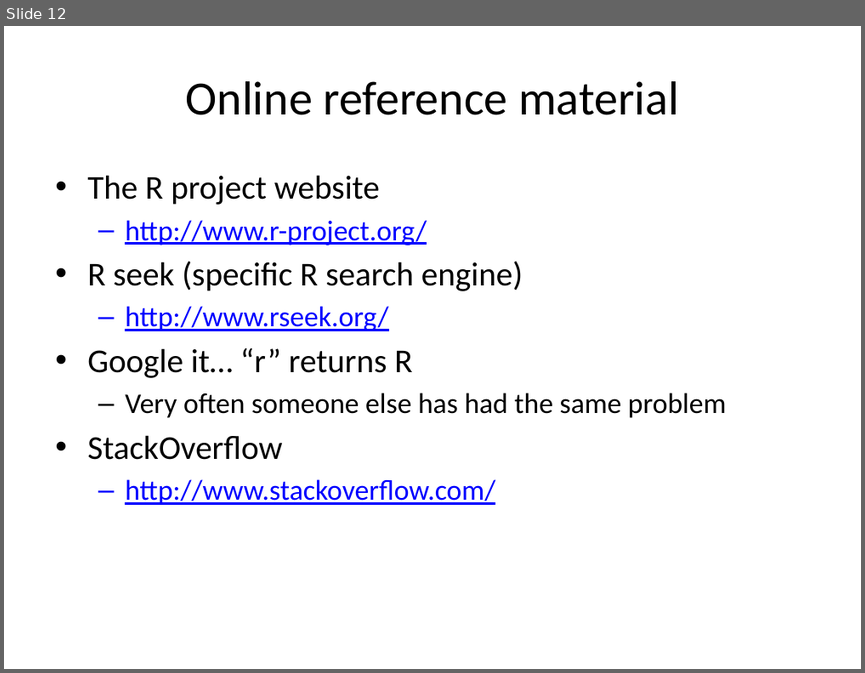
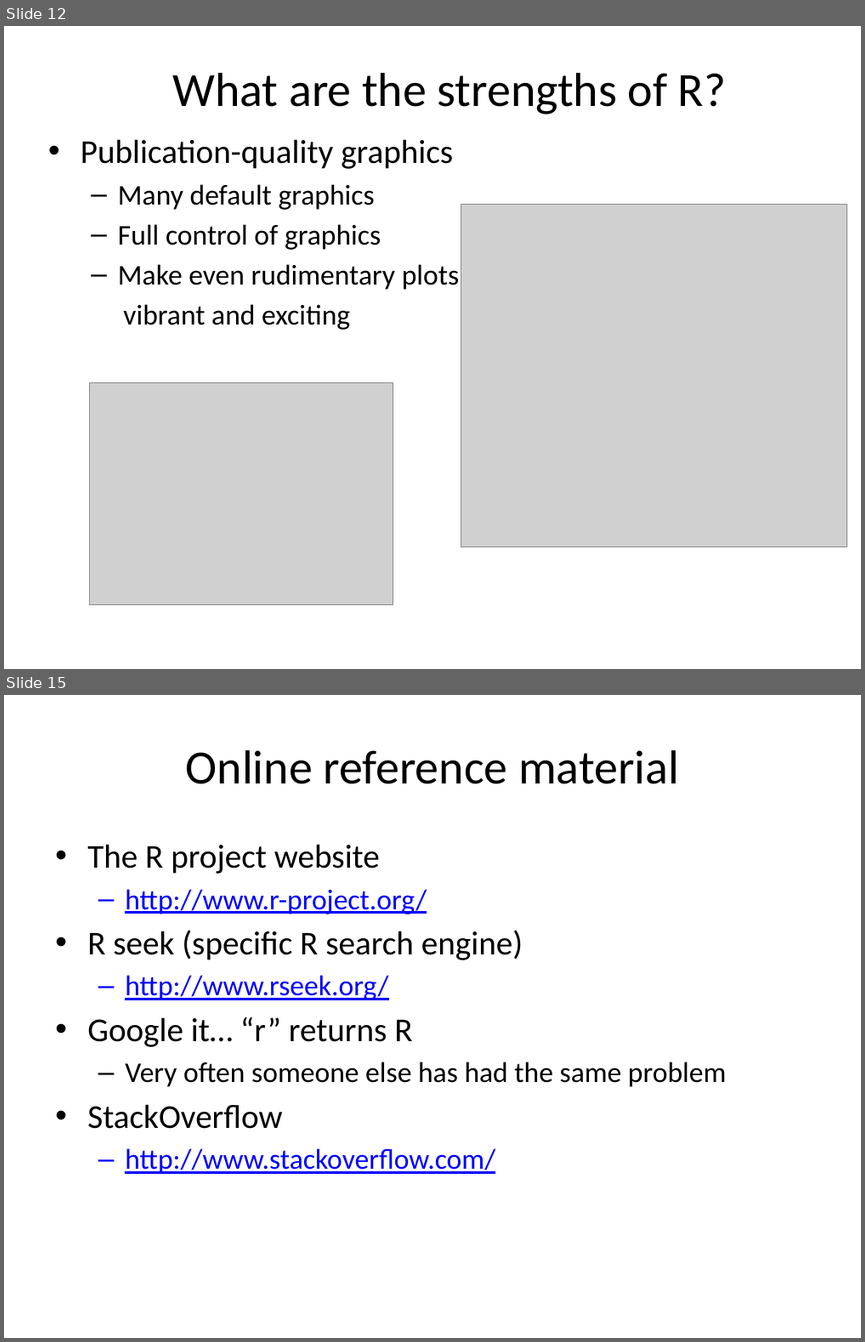
Before and after one commit to cmgienger/1-Introduction-to-R, a slide deck: 1-Introduction to R and Rstudio.pptx. Shown one above the other, each under a label of ours: slide 12 before the commit, slides 12 and 15 after it; the slides between them are not shown. The pictures are 865x673 and 865x1342 pixels, drawn with LibreOffice and Linux fonts; fonts in the diff are those of the drawing; grey boxes stand for pictures. Boxes give left, top, right and bottom in pixels: in the first picture for what was removed or moved away, otherwise in the second. Text is boxed around its words. In the diff, an @@ line names an element or a change of style, - is before the commit and + after.

```diff
--- a/1-Introduction to R and Rstudio.pptx
+++ b/1-Introduction to R and Rstudio.pptx
@@ slide 12 added at bbox=[4, 26, 861, 669], background #FFFFFF @@
@@ title added at bbox=[173, 73, 726, 114], 40 pt, text #000000 @@
+What are the strengths of R?
@@ text added at bbox=[80, 139, 459, 329], 24 pt, text #000000 @@
+• Publication-quality graphics
+  – Many default graphics
+  – Full control of graphics
+  – Make even rudimentary plots
+  vibrant and exciting
@@ picture added at bbox=[460, 204, 846, 547] @@
@@ picture added at bbox=[90, 383, 393, 604] @@
@@ what was slide 12 is now slide 15 @@
```
Also in this commit, not shown: 3 slides changed, 2 other slides added, 2 other files.
